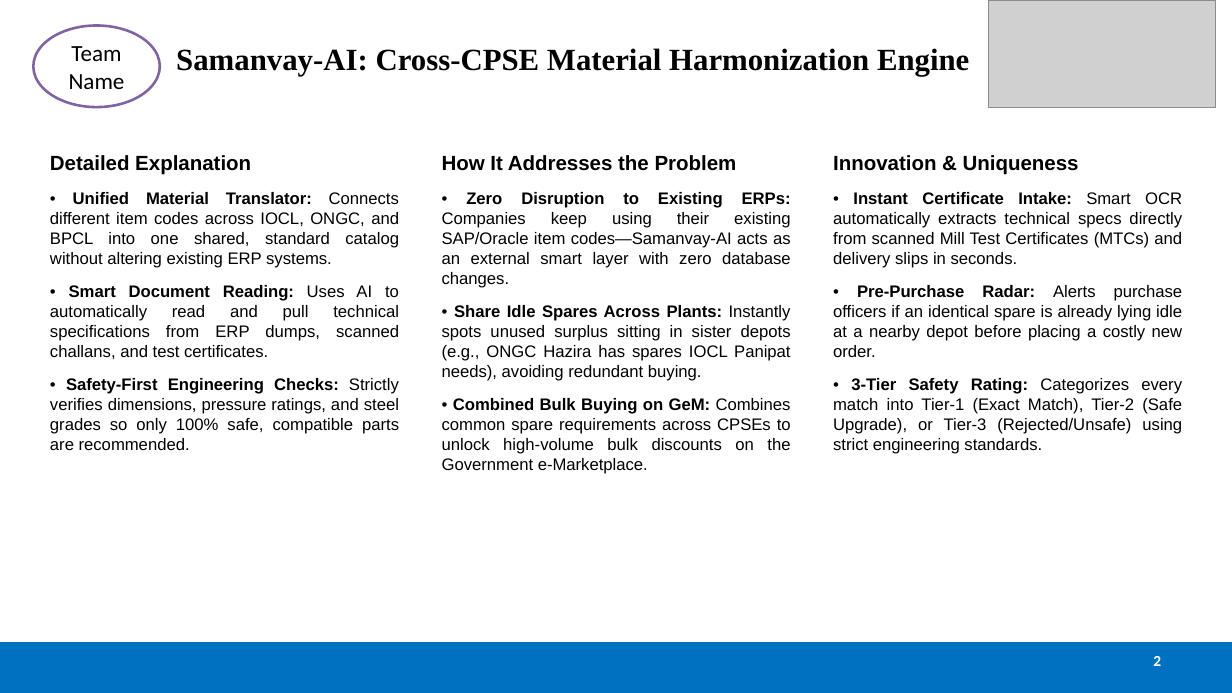
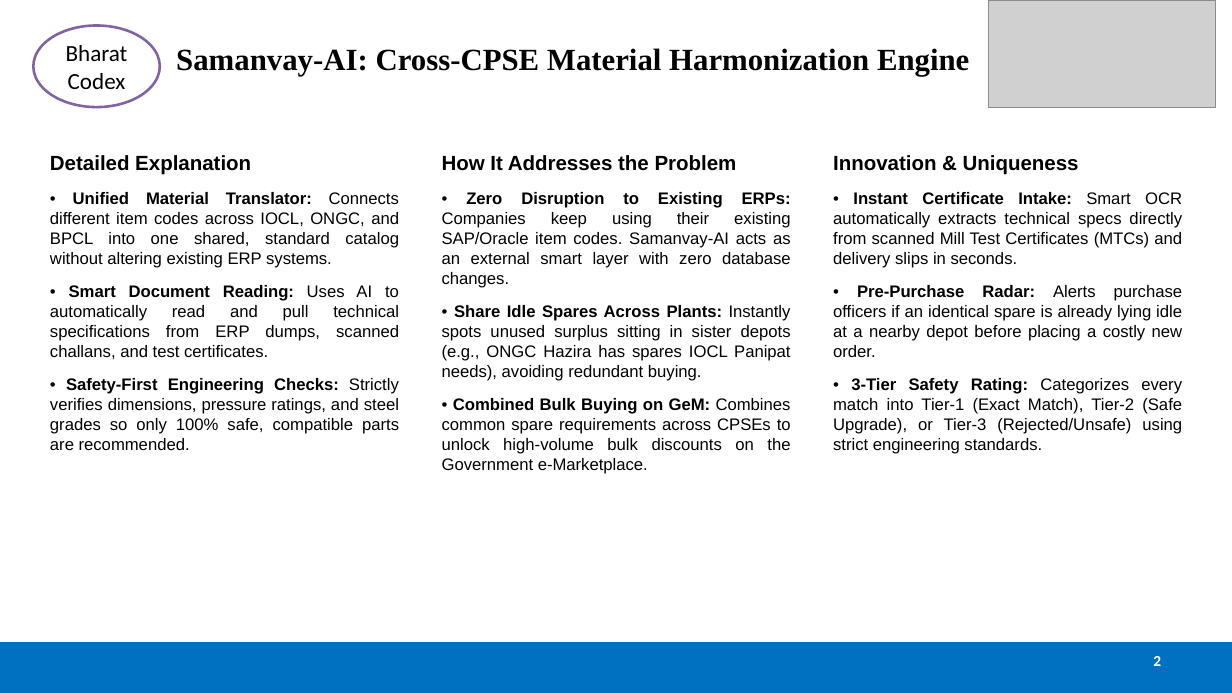
Before and after one commit to Gesicht436/Samanvay-AI, a slide deck: slide 2 of SIH_Presentation.pptx. Drawn at 1232x693 pixels with LibreOffice and Linux fonts; fonts in the diff are those of the drawing; grey boxes stand for pictures. Boxes give left, top, right and bottom in pixels: in the first picture for what was removed or moved away, otherwise in the second. Text is boxed around its words. In the diff, an @@ line names an element or a change of style, - is before the commit and + after.

```diff
--- a/SIH_Presentation.pptx
+++ b/SIH_Presentation.pptx
@@ text in ellipse at [69,46,125,89]: text changed @@
-Team Name
+BharatCodex
@@ text at [442,192,791,288]: text changed @@
-• Zero Disruption to Existing ERPs: Companies keep using their existing SAP/Oracle item codes—Samanvay-AI acts as an external smart layer with zero database changes.
+• Zero Disruption to Existing ERPs: Companies keep using their existing SAP/Oracle item codes. Samanvay-AI acts as an external smart layer with zero database changes.
```
Also in this commit, not shown: 5 other slides changed, 2 other files.
